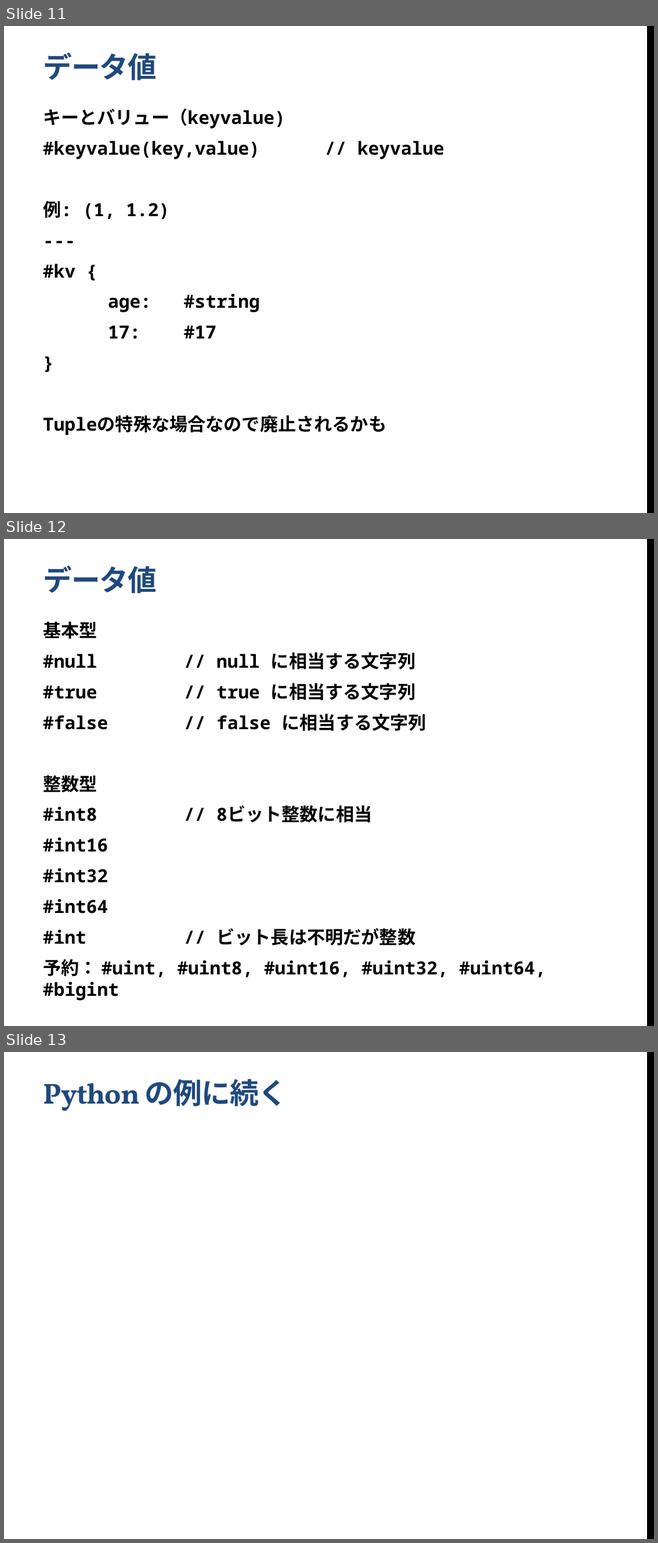
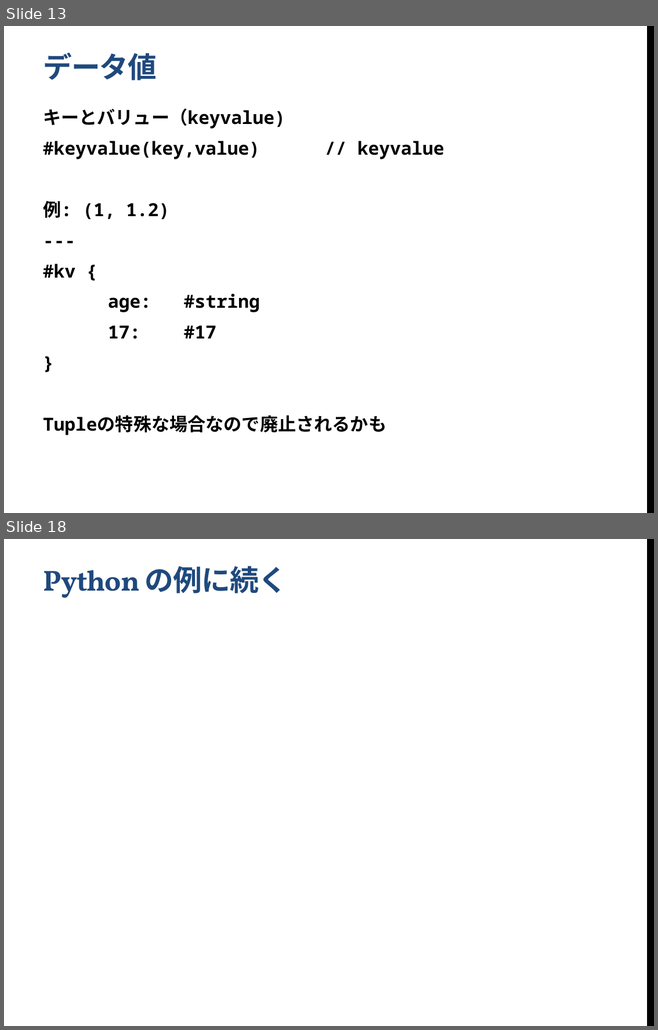
Before and after one commit to yshinya6/libbun2, a slide deck: doc/BunCommon.pptx. Shown one above the other, each under a label of ours: slides 11, 12 and 13 before the commit, slides 13 and 18 after it; the slides between them are not shown. The pictures are 658x1543 and 658x1030 pixels, drawn with LibreOffice and Linux fonts; fonts in the diff are those of the drawing; background and template pictures are left out. Boxes give left, top, right and bottom in pixels: in the first picture for what was removed or moved away, otherwise in the second. Text is boxed around its words. In the diff, an @@ line names an element or a change of style, - is before the commit and + after.

```diff
--- a/doc/BunCommon.pptx
+++ b/doc/BunCommon.pptx
@@ slide 12 removed at (x1=4, y1=539, x2=654, y2=1026), background #FFFFFF; not listed: 1 template element that a slide beside it also shows @@
@@ title removed at (x1=43, y1=566, x2=157, y2=594) @@
-データ値
@@ text removed at (x1=43, y1=621, x2=545, y2=1001) @@
-基本型
-#null // null に相当する文字列
-#true // true に相当する文字列
-#false // false に相当する文字列
-整数型
-#int8 // 8ビット整数に相当
-#int16
-#int32
-#int64
-#int // ビット長は不明だが整数
-予約： #uint, #uint8, #uint16, #uint32, #uint64, #bigint
@@ what was slide 11 is now slide 13 @@
@@ what was slide 13 is now slide 18 @@
```
Also in this commit, not shown: 5 slides changed, 6 slides added.
